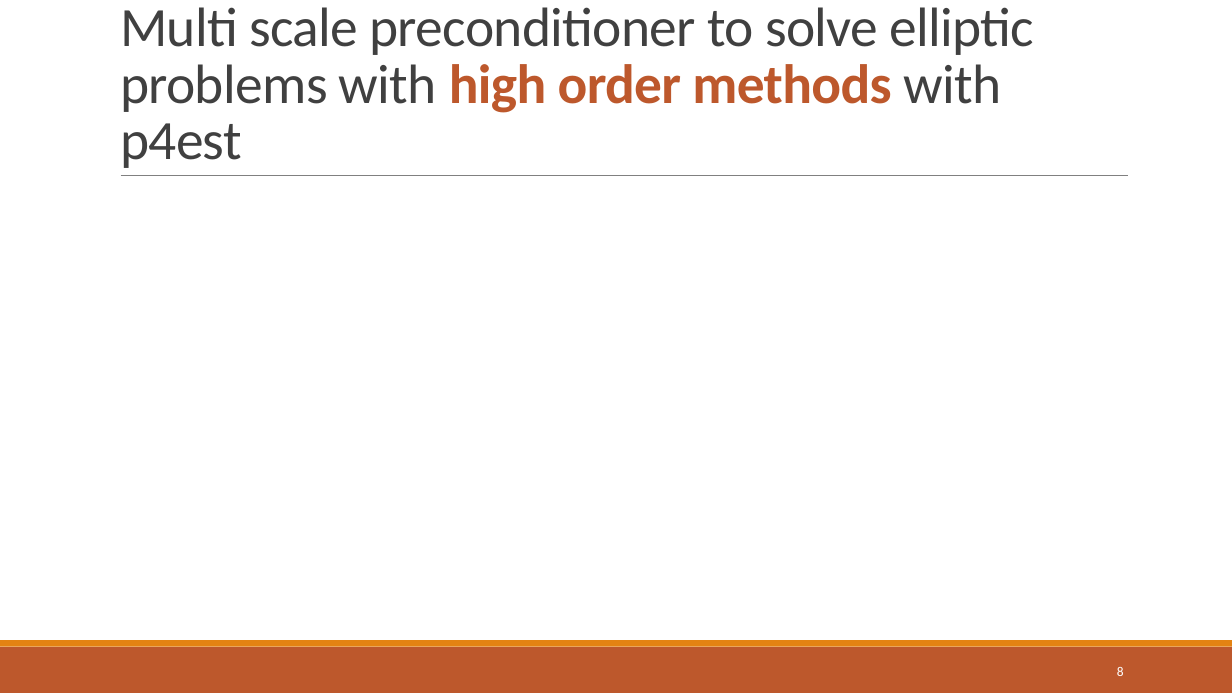
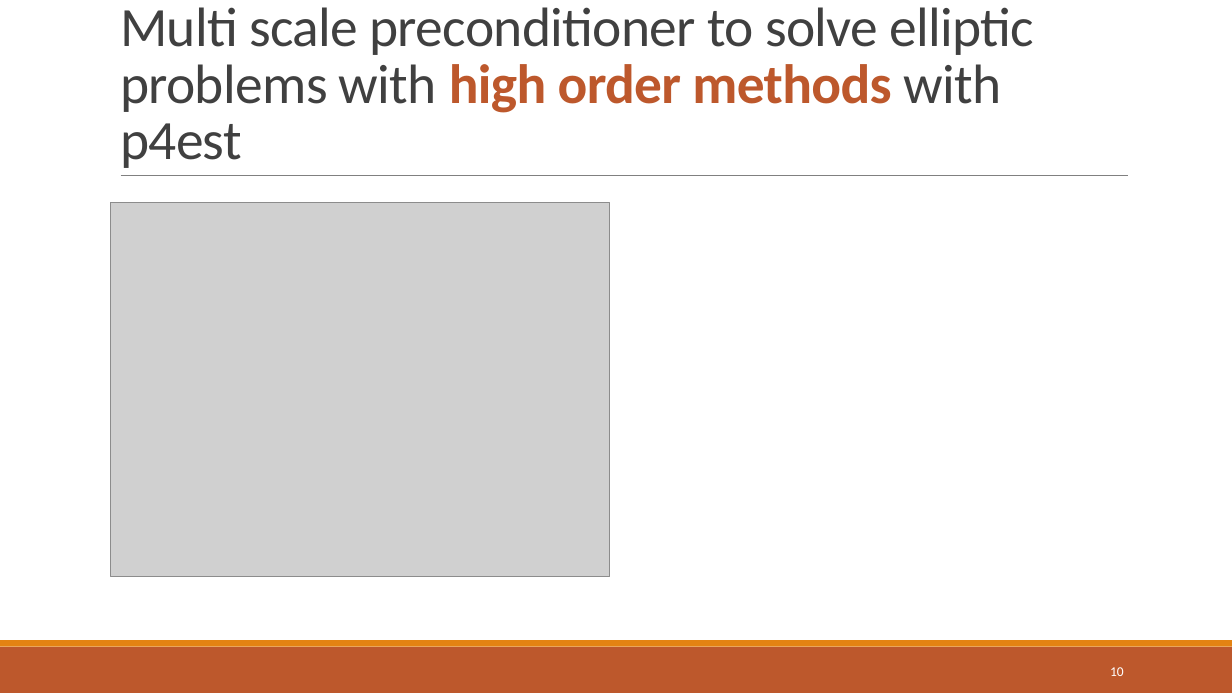
Before and after one commit to dweicker/pres, a slide deck: slide 11 of thesis.pptx (slide 9 before the commit). Drawn at 1232x693 pixels with LibreOffice and Linux fonts; fonts in the diff are those of the drawing; grey boxes stand for pictures. Boxes give left, top, right and bottom in pixels: in the first picture for what was removed or moved away, otherwise in the second. Text is boxed around its words. In the diff, an @@ line names an element or a change of style, - is before the commit and + after.

```diff
--- a/thesis.pptx
+++ b/thesis.pptx
@@ picture added at (111,202,610,577) @@
@@ page number at (1110,667,1124,676): text changed @@
-8
+10
```
Also in this commit, not shown: 5 slides added, 6 other files.
